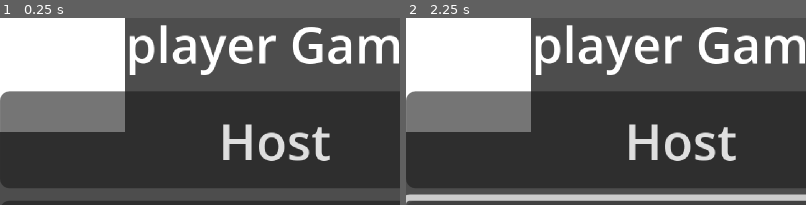
Above: before the commit, frames 1-2 (left to right).
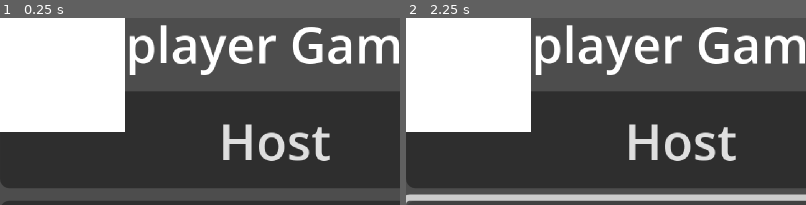
Above: after the commit, the same moments.

Repository: PyMedic/multiplayer-survival-game
Game: Godot game, scene res://Title.tscn
Same seed, same stepped clock (60 frames per second), same inputs: the game is played once before the commit and once after it. This scene is started directly instead of the project's main scene.
Inputs:
- Up to frame 1 (0.25 s): no input
- Up to frame 2 (2.25 s): click "Host" at 0.5 s; click "Join" at 1.25 s; hold D (ui_right) from 2.03 s (still down)
The pictures show only the part of the screen within x 0-50%, y 3-53%; the shares and areas given below are measured in that part.

The runs differ from the first frame. In frame 1, 6.8% of the frame differs, in the area x 0-32%, y 39-61%; in frame 2, 6.8%.

Commit message:
Added the CenterContainer called TitleCenterContainer and moved GameMenu container under it. It's to group all title screen Text in the center of the screen.

Diff:
--- a/client/multiplayer-survival-game/Title.tscn
+++ b/client/multiplayer-survival-game/Title.tscn
@@ -6,24 +6,27 @@
 offset_right = 40.0
 offset_bottom = 40.0
 
+[node name="TitleCenterContainer" type="CenterContainer" parent="." unique_id=93037405]
+layout_mode = 0
+offset_right = 40.0
+offset_bottom = 40.0
+
+[node name="GameMenu" type="VBoxContainer" parent="TitleCenterContainer" unique_id=1534470759]
+layout_mode = 2
+
+[node name="Label" type="Label" parent="TitleCenterContainer/GameMenu" unique_id=1096117845]
+layout_mode = 2
+text = "Multiplayer Game Ttile"
+
+[node name="HostButton" type="Button" parent="TitleCenterContainer/GameMenu" unique_id=91398615]
+layout_mode = 2
+text = "Host"
+
+[node name="JoinButton" type="Button" parent="TitleCenterContainer/GameMenu" unique_id=514486453]
+layout_mode = 2
+text = "Join"
+
 [node name="Background" type="ColorRect" parent="." unique_id=1078563898]
 layout_mode = 0
 offset_right = 40.0
 offset_bottom = 40.0
-
-[node name="GameMenu" type="VBoxContainer" parent="." unique_id=1534470759]
-layout_mode = 0
-offset_right = 40.0
-offset_bottom = 40.0
-
-[node name="Label" type="Label" parent="GameMenu" unique_id=1096117845]
-layout_mode = 2
-text = "Multiplayer Game Ttile"
-
-[node name="HostButton" type="Button" parent="GameMenu" unique_id=91398615]
-layout_mode = 2
-text = "Host"
-
-[node name="JoinButton" type="Button" parent="GameMenu" unique_id=514486453]
-layout_mode = 2
-text = "Join"
